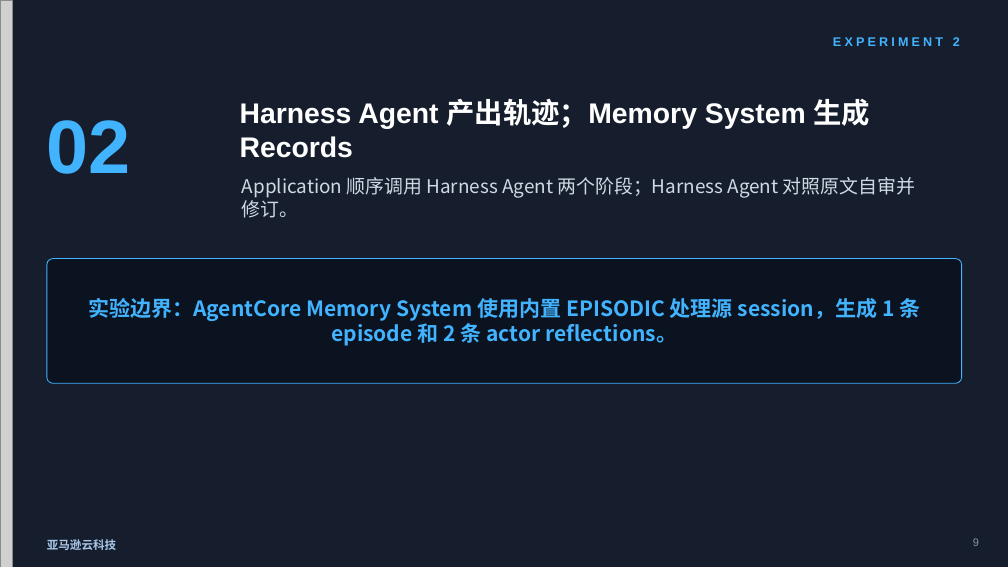
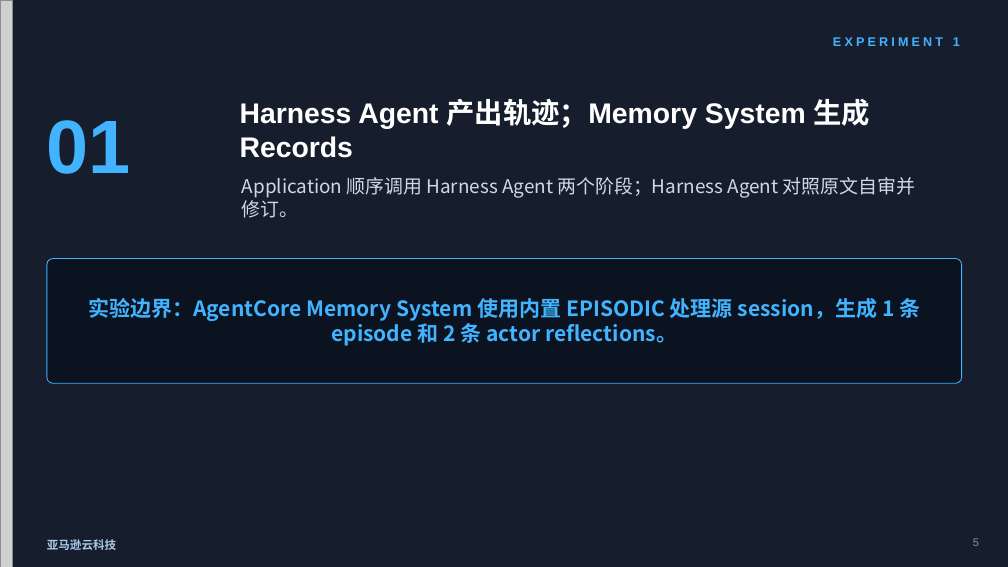
Before and after one commit to dashjim/agentcore-memory-loop, a slide deck: slide 5 of docs/记忆能让Agent越跑越好吗-V3.pptx (slide 9 before the commit). Drawn at 1008x567 pixels with LibreOffice and Linux fonts; fonts in the diff are those of the drawing; grey boxes stand for pictures. Boxes give left, top, right and bottom in pixels: in the first picture for what was removed or moved away, otherwise in the second. Text is boxed around its words. In the diff, an @@ line names an element or a change of style, - is before the commit and + after.

Commit message:
docs: remove abstract reflection experiment from V3 deck

```diff
--- a/docs/记忆能让Agent越跑越好吗-V3.pptx
+++ b/docs/记忆能让Agent越跑越好吗-V3.pptx
@@ text at bbox=[833, 37, 960, 46]: text changed @@
-EXPERIMENT 2
+EXPERIMENT 1
@@ text at bbox=[47, 120, 131, 174]: text changed @@
-02
+01
```
Also in this commit, not shown: 9 other slides changed, 4 slides removed, 2 other files.
